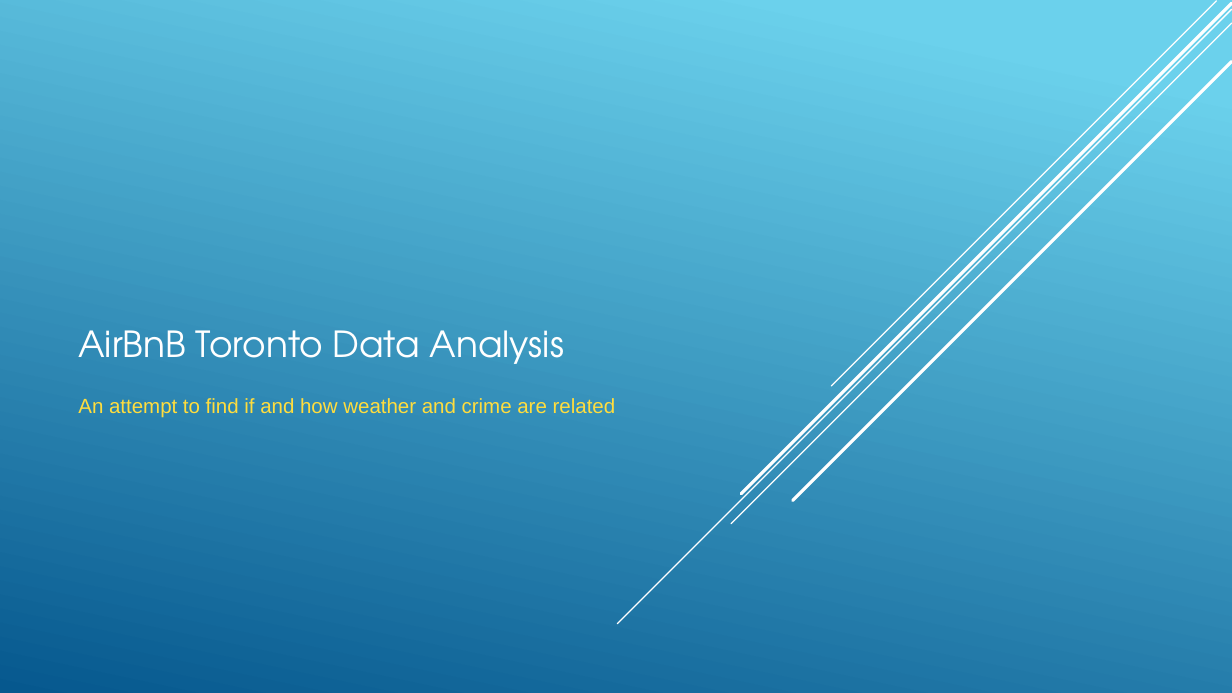
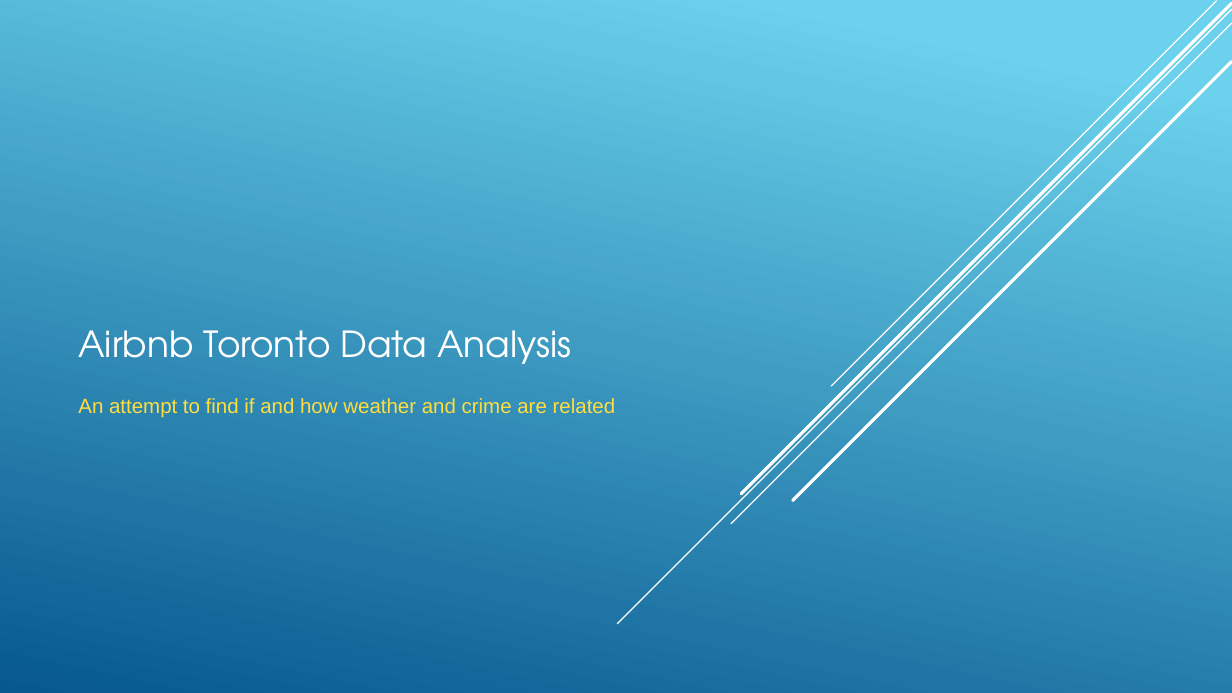
Before and after one commit to GSRichie/Final-Project-, a slide deck: slide 1 of AirBnB Toronto Data Analysis.pptx. Drawn at 1232x693 pixels with LibreOffice and Linux fonts; fonts in the diff are those of the drawing. Boxes give left, top, right and bottom in pixels: in the first picture for what was removed or moved away, otherwise in the second. Text is boxed around its words. In the diff, an @@ line names an element or a change of style, - is before the commit and + after.

```diff
--- a/AirBnB Toronto Data Analysis.pptx
+++ b/AirBnB Toronto Data Analysis.pptx
@@ title at box(78, 330, 571, 364): text changed @@
-AirBnB Toronto Data Analysis
+Airbnb Toronto Data Analysis
```
Also in this commit, not shown: 9 other slides changed, 3 slides added, 3 other files.
